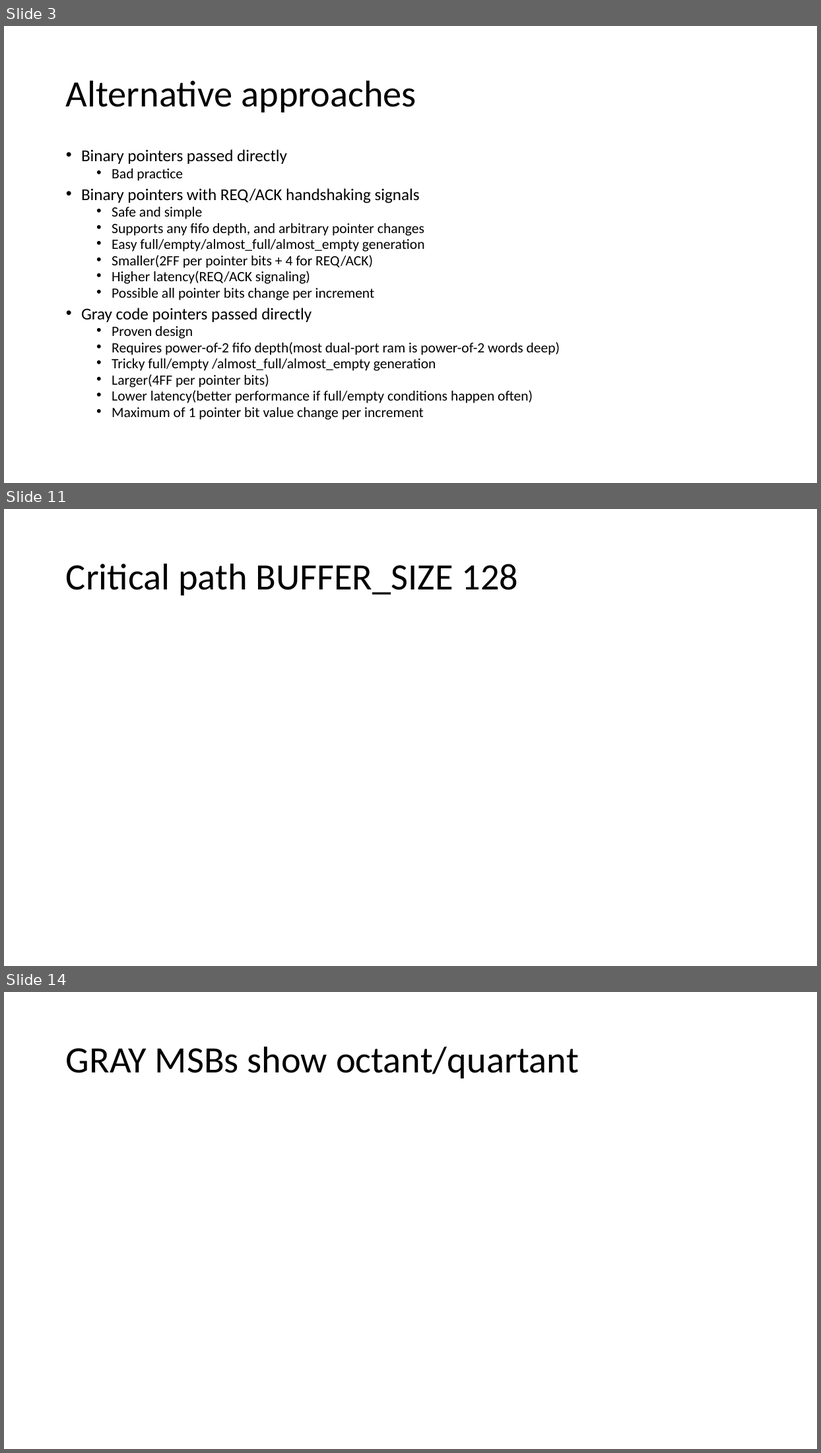
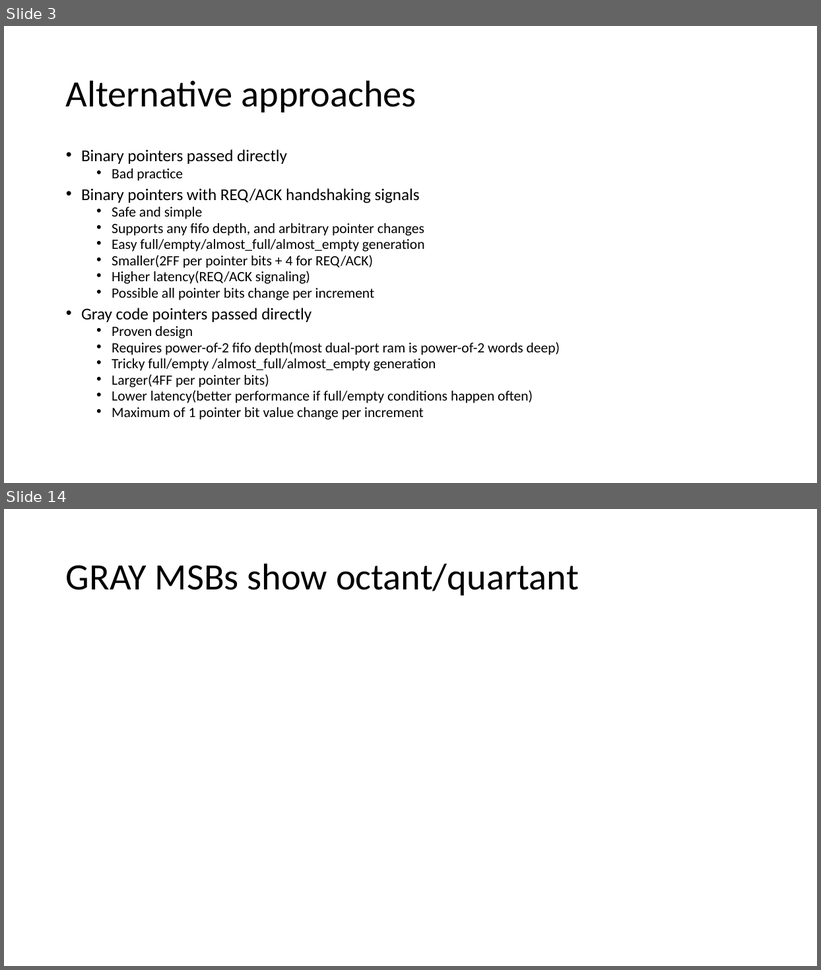
Before and after one commit to lepaulse/fifo, a slide deck: Asynchronous FIFO.pptx. Shown one above the other, each under a label of ours: slides 3, 11 and 14 before the commit, slides 3 and 14 after it; the slides between them are not shown. The pictures are 821x1453 and 821x970 pixels, drawn with LibreOffice and Linux fonts; fonts in the diff are those of the drawing. Boxes give left, top, right and bottom in pixels: in the first picture for what was removed or moved away, otherwise in the second. Text is boxed around its words. In the diff, an @@ line names an element or a change of style, - is before the commit and + after.

```diff
--- a/Asynchronous FIFO.pptx
+++ b/Asynchronous FIFO.pptx
@@ slide 11 removed at box(4, 509, 817, 966), background #FFFFFF @@
@@ title removed at box(66, 563, 518, 595) @@
-Critical path BUFFER_SIZE 128
```
Also in this commit, not shown: 5 slides changed, 5 slides added, 4 other slides removed, 3 other files.
